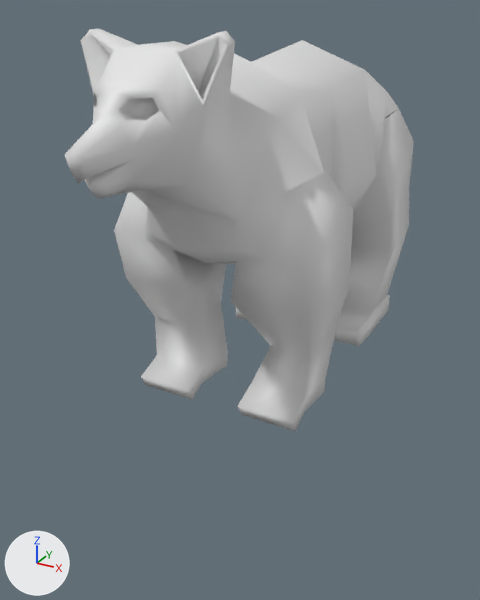
Two versions of the FBX model Bear.FBX, one commit apart.
Camera for both pictures: a camera (50 mm lens) standing at (0.436, -0.871, 0.537) and looking at (0.023, -0.121, 0.162). The lights are fixed; the arrows at lower left show +X, +Y and +Z. Where no turn or scale is listed for an object, it has been applied to the vertices.

The first picture shows 'Bear'.
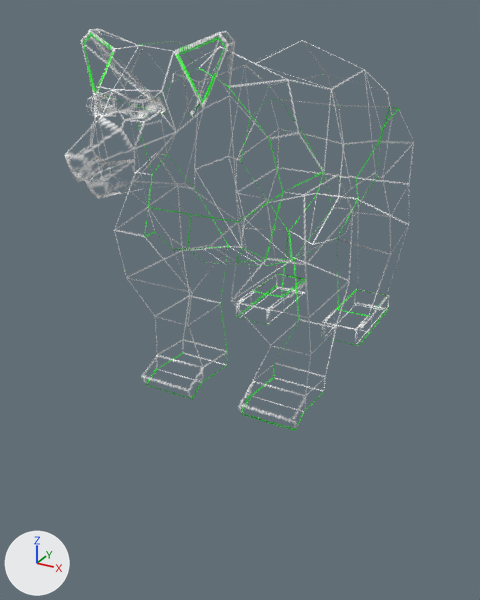
Location of each change, (x1, y1, x2, y2) in pixels of the pictures (480 x 600 px; the box of a moved part takes in the faces that stretch with it):
'Eyes', added
    after: (86, 92, 154, 124)
part 1 of me_mesh, moved or reshaped
    before: (145, 53, 414, 300)
    after: (116, 46, 414, 300)
part 2 of me_mesh, recoloured
    both: (65, 29, 414, 431)

What changed in the scene script:
```text
Add img_bear_png:
    img_bear_png = load_image('Bear.png', 'Textures/Bear.png', 1024, 1024, 'sRGB')
Add mat_bear:
    mat_bear = principled_material('Bear')
    mat_bear.texture = img_bear_png  # with its transparency
    mat_bear.roughness = 0.859
Change me_mesh:
    used by ob_bear; location = (0.0, 0.063, 0.165)
    remove me_mesh.from_pydata(...)  # 273 vertices, 266 faces; spans x -0.145..0.145, y -0.474..0.26, z -0.17..0.351
    add me_mesh.from_pydata(...)  # 278 vertices, 275 faces; spans x -0.145..0.298, y -0.474..0.26, z -0.17..0.351
    me_mesh part 1
    16 vertices are removed from x -0.118..0.118, y -0.271..0.126, z 0.001..0.307
    48 faces are deleted
    2 vertices move from x -0.126..0.126, y -0.139, z 0.179 to x -0.141..0.141, y -0.139, z 0.179
    20 vertices are added at x -0.119..0.119, y -0.271..0.255, z 0.04..0.294
    57 new faces join them
    me_mesh part 2: 218 faces spanning x -0.145..0.145, y -0.474..0.26, z -0.17..0.351 switch from no material to mat_bear (picture img_bear_png)
Add me_mesh_001:
    me_mesh_001.from_pydata(...)  # 52 vertices, 48 faces; spans x -0.0661..0.0137, y -0.0137..0.0137, z 0.0..0.0273
    me_mesh_001.materials.append(mat_bear)  # picture img_bear_png
Add ob_eyes:
    ob_eyes = bpy.data.objects.new('Eyes', me_mesh_001)
    ob_eyes.location = (0.026, -0.326, 0.432)
```
